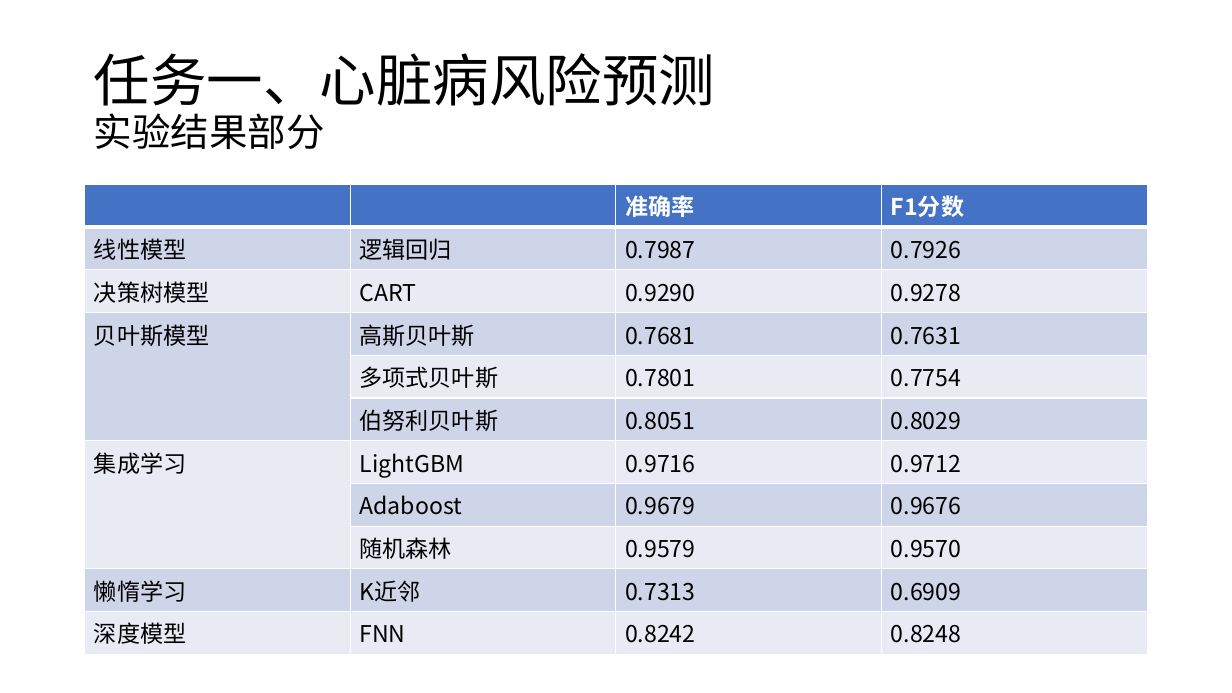
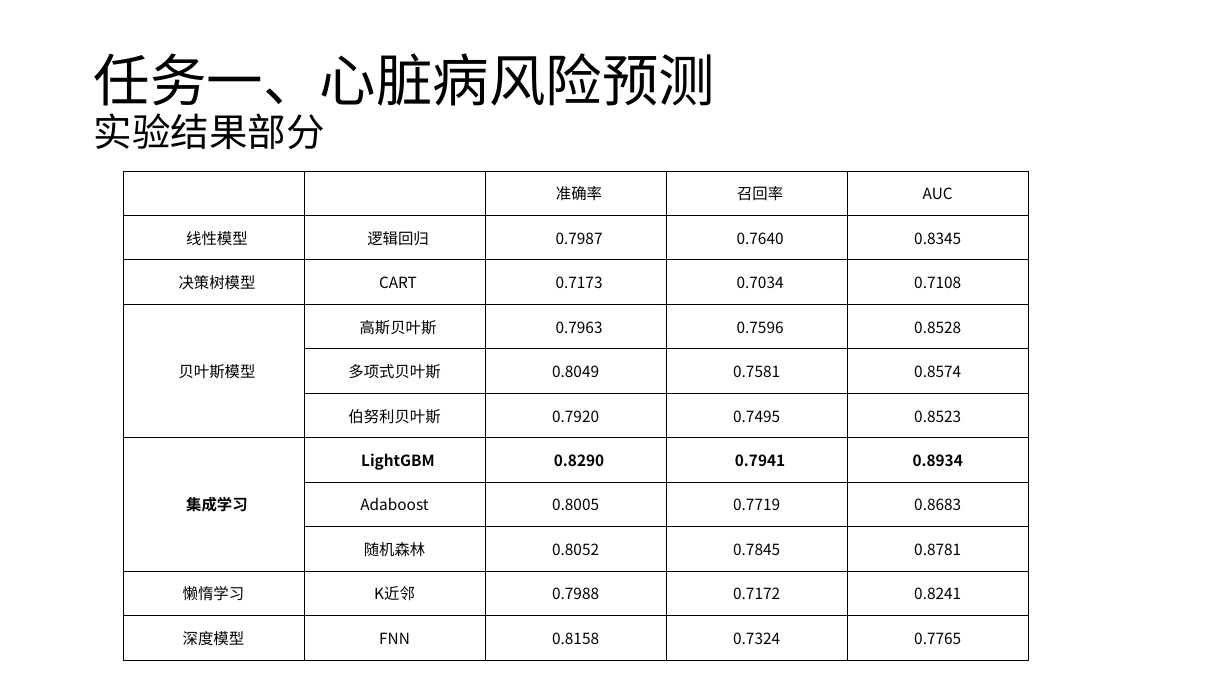
Before and after one commit to Mr-LUHAOYU/DataMiningClassDesign, a slide deck: slide 10 of commit/课程报告.pptx. Drawn at 1232x693 pixels with LibreOffice and Linux fonts; fonts in the diff are those of the drawing. Boxes give left, top, right and bottom in pixels: in the first picture for what was removed or moved away, otherwise in the second. Text is boxed around its words. In the diff, an @@ line names an element or a change of style, - is before the commit and + after.

Commit message:
upd: exp result

```diff
--- a/commit/课程报告.pptx
+++ b/commit/课程报告.pptx
@@ table at [123, 171, 1029, 660] @@
-column 3: 准确率 | 0.7987 | 0.9290 | 0.7681 | 0.7801 | 0.8051 | 0.9716 | 0.9679 | 0.9579 | 0.7313 | 0.8242
-column 4: F1分数 | 0.7926 | 0.9278 | 0.7631 | 0.7754 | 0.8029 | 0.9712 | 0.9676 | 0.9570 | 0.6909 | 0.8248
+column 3: 准确率 | 0.7987 | 0.7173 | 0.7963 | 0.8049 | 0.7920 | 0.8290 | 0.8005 | 0.8052 | 0.7988 | 0.8158
+column 4: 召回率 | 0.7640 | 0.7034 | 0.7596 | 0.7581 | 0.7495 | 0.7941 | 0.7719 | 0.7845 | 0.7172 | 0.7324
+column 5: AUC | 0.8345 | 0.7108 | 0.8528 | 0.8574 | 0.8523 | 0.8934 | 0.8683 | 0.8781 | 0.8241 | 0.7765
@@ table: place and size @@
-table at [85, 185, 1150, 648]
+table at [123, 171, 1029, 660]
```
